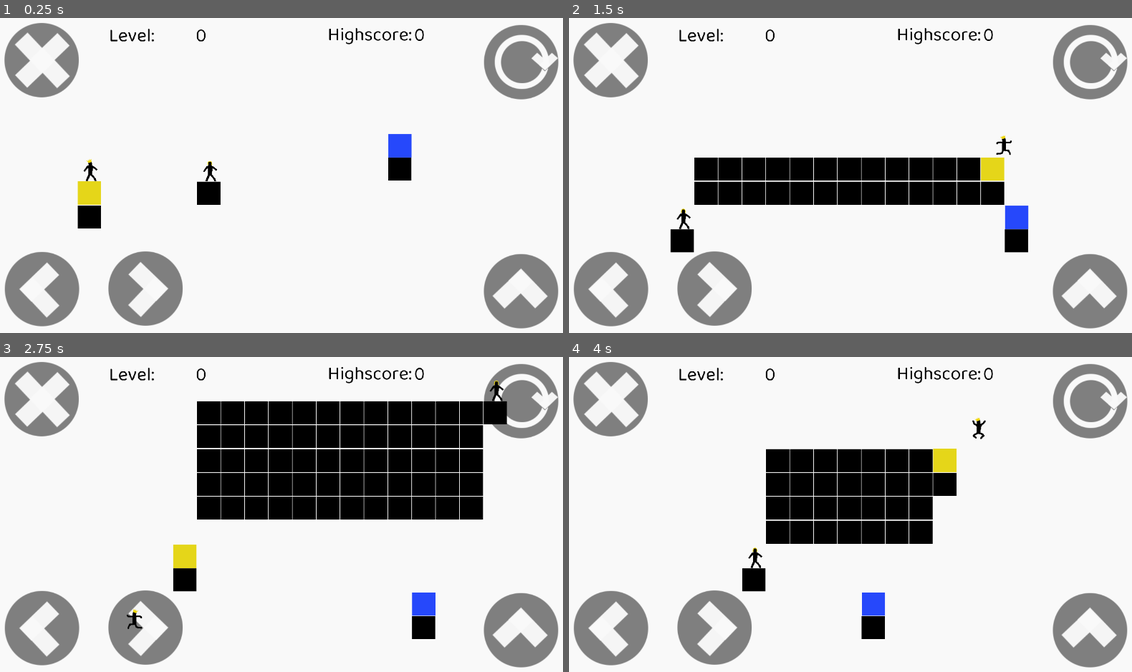
Above: before the commit, frames 1-4 (two rows, left to right).
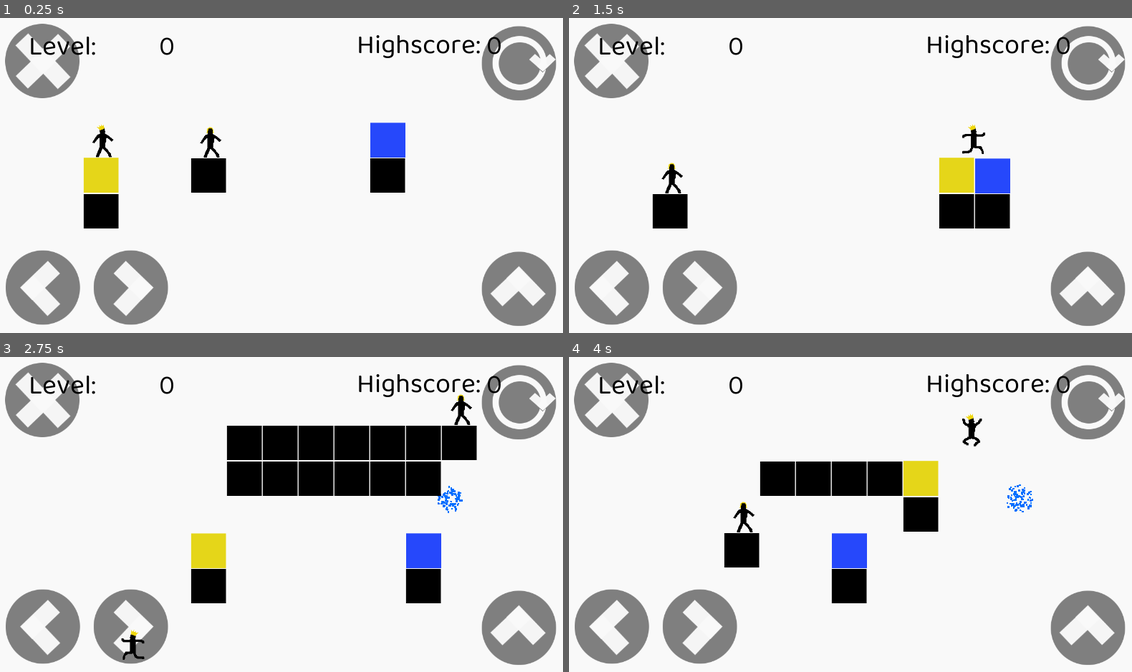
Above: after the commit, the same moments.

Repository: meburns/midas
Game: Godot game, scene res://src/levels/EndlessLevel.tscn
Two runs of this game, one before a commit and one after it. Both use one fixed random seed, a clock stepped at 60 frames per second and the inputs below. This scene is started directly instead of the project's main scene.
Inputs:
- Up to frame 1 (0.25 s): no input
- Up to frame 2 (1.5 s): tap Enter (ui_accept) at 0.5 s; hold Right (move_right) from 0.53 s (still down); tap R (refresh) at 0.6, 1.35 s; tap Space (jump) at 0.77 s
- Up to frame 3 (2.75 s): tap Space (jump) at 1.52 s; release Right (move_right) at 2.03 s; hold A (move_left) from 2.03 s (still down); tap R (refresh) at 2.1 s
- Up to frame 4 (4 s): release A (move_left) at 2.78 s; hold Right (move_right) from 2.78 s (still down); tap R (refresh) at 2.85, 3.6 s; tap Space (jump) at 3.02, 3.77 s

The runs differ from the first frame. In frame 1, 8.3% of the frame differs, in the area x 0-100%, y 1-99%; in frame 2, 16%; in frame 3, 20%; in frame 4, 15%.

Commit message:
Covert everything to 720p

Diff:
--- a/project.godot
+++ b/project.godot
@@ -38,11 +38,9 @@
 
 [display]
 
-window/size/width=1920
-window/size/height=1080
-window/size/resizable=false
-window/stretch/mode="viewport"
-window/stretch/aspect="keep_height"
+window/size/width=1280
+window/size/height=720
+window/stretch/mode="2d"
 
 [input]
 
--- a/src/Menu.tscn
+++ b/src/Menu.tscn
@@ -7,16 +7,32 @@
 [ext_resource path="res://assets/fonts/Baloo_Bhaina_2/normal_font.tres" type="DynamicFont" id=6]
 
 [node name="Menu" type="Node2D"]
+position = Vector2( -346.79, -241.557 )
 script = ExtResource( 2 )
 __meta__ = {
-"_edit_horizontal_guides_": [ 570.746 ]
+"_edit_horizontal_guides_": [ 720.0 ]
+}
+
+[node name="MainTitle" type="RichTextLabel" parent="."]
+margin_left = 795.798
+margin_top = 305.557
+margin_right = 1139.8
+margin_bottom = 461.557
+custom_fonts/normal_font = ExtResource( 5 )
+custom_colors/default_color = Color( 0, 0, 0, 1 )
+bbcode_enabled = true
+bbcode_text = "M I D A S"
+text = "M I D A S"
+scroll_active = false
+__meta__ = {
+"_edit_use_anchors_": false
 }
 
 [node name="StoryButton" type="Button" parent="."]
-margin_left = 817.779
-margin_top = 432.604
-margin_right = 1106.78
-margin_bottom = 520.604
+margin_left = 418.79
+margin_top = 499.725
+margin_right = 707.791
+margin_bottom = 587.725
 __meta__ = {
 "_edit_use_anchors_": false
 }
@@ -36,10 +52,10 @@
 }
 
 [node name="EndlessButton" type="Button" parent="."]
-margin_left = 820.72
-margin_top = 604.387
-margin_right = 1109.73
-margin_bottom = 692.387
+margin_left = 808.817
+margin_top = 502.987
+margin_right = 1097.83
+margin_bottom = 590.987
 __meta__ = {
 "_edit_use_anchors_": false
 }
@@ -57,10 +73,10 @@
 
 [node name="SettingsButton" type="Button" parent="."]
 modulate = Color( 0.92549, 0.905882, 1, 1 )
-margin_left = 823.006
-margin_top = 753.773
-margin_right = 1106.01
-margin_bottom = 856.773
+margin_left = 1192.82
+margin_top = 494.987
+margin_right = 1475.82
+margin_bottom = 597.987
 __meta__ = {
 "_edit_use_anchors_": false
 }
@@ -78,10 +94,10 @@
 
 [node name="CreditsButton" type="Button" parent="."]
 modulate = Color( 0.92549, 0.905882, 1, 1 )
-margin_left = 823.006
-margin_top = 898.486
-margin_right = 1106.01
-margin_bottom = 1001.49
+margin_left = 816.817
+margin_top = 726.987
+margin_right = 1099.82
+margin_bottom = 829.991
 disabled = true
 __meta__ = {
 "_edit_use_anchors_": false
@@ -98,25 +114,11 @@
 "_edit_use_anchors_": false
 }
 
-[node name="MainTitle" type="RichTextLabel" parent="."]
-margin_left = 797.771
-margin_top = 212.128
-margin_right = 1141.77
-margin_bottom = 368.128
-custom_fonts/normal_font = ExtResource( 5 )
-custom_colors/default_color = Color( 0, 0, 0, 1 )
-bbcode_enabled = true
-bbcode_text = "M I D A S"
-text = "M I D A S"
-scroll_active = false
-__meta__ = {
-"_edit_use_anchors_": false
-}
-
 [node name="MenuMusic" type="AudioStreamPlayer" parent="."]
 stream = ExtResource( 3 )
 
 [node name="Camera2D" parent="." instance=ExtResource( 4 )]
+position = Vector2( 346.79, 241.557 )
 [connection signal="pressed" from="StoryButton" to="." method="_on_StoryButton_pressed"]
 [connection signal="pressed" from="EndlessButton" to="." method="_on_EndlessButton_pressed"]
 [connection signal="pressed" from="SettingsButton" to="." method="_on_SettingsButton_pressed"]
--- a/src/TouchButtons.tscn
+++ b/src/TouchButtons.tscn
@@ -10,8 +10,7 @@
 
 [node name="TouchLeft" type="TouchScreenButton" parent="."]
 modulate = Color( 0, 0, 0, 1 )
-position = Vector2( 5.4245, 773.212 )
-scale = Vector2( 1.5, 1.5 )
+position = Vector2( 5.4245, 512 )
 normal = ExtResource( 3 )
 passby_press = true
 action = "move_left"
@@ -19,8 +18,7 @@
 
 [node name="TouchRight" type="TouchScreenButton" parent="."]
 modulate = Color( 0, 0, 0, 1 )
-position = Vector2( 361.496, 771.454 )
-scale = Vector2( 1.5, 1.5 )
+position = Vector2( 208, 512 )
 normal = ExtResource( 2 )
 passby_press = true
 action = "move_right"
@@ -28,16 +26,14 @@
 
 [node name="TouchJump" type="TouchScreenButton" parent="."]
 modulate = Color( 0, 0, 0, 1 )
-position = Vector2( 1614.99, 775.796 )
-scale = Vector2( 1.5, 1.5 )
+position = Vector2( 1072, 512 )
 normal = ExtResource( 1 )
 action = "jump"
 visibility_mode = 1
 
 [node name="TouchReset" type="TouchScreenButton" parent="."]
 modulate = Color( 0, 0, 0, 1 )
-position = Vector2( 1615.46, 7.96534 )
-scale = Vector2( 1.5, 1.5 )
+position = Vector2( 1072, 8 )
 normal = ExtResource( 4 )
 action = "refresh"
 visibility_mode = 1
@@ -45,7 +41,6 @@
 [node name="TouchMenu" type="TouchScreenButton" parent="."]
 modulate = Color( 0, 0, 0, 1 )
 position = Vector2( 4.29591, 5.72795 )
-scale = Vector2( 1.5, 1.5 )
 normal = ExtResource( 5 )
 action = "menu"
 visibility_mode = 1
--- a/src/blocks/Water.tscn
+++ b/src/blocks/Water.tscn
@@ -3,7 +3,6 @@
 [ext_resource path="res://src/blocks/Water.gd" type="Script" id=1]
 [ext_resource path="res://assets/tileset.png" type="Texture" id=2]
 [ext_resource path="res://assets/splash.wav" type="AudioStream" id=3]
-
 
 [sub_resource type="RectangleShape2D" id=1]
 extents = Vector2( 38.0807, 39.0791 )
--- a/src/levels/EndlessLevel.gd
+++ b/src/levels/EndlessLevel.gd
@@ -37,29 +37,25 @@
 
 
 func _create_array() -> Array:
-	# 24x14 screen size
+	# 24x14 for 1080p screen size
+	# 16x9 for 720p screen size
 	var arr:= [
-		[0, 0, 0, 0, 0, 0, 0, 0, 0, 0, 0, 0, 0, 0, 0, 0, 0, 0, 0, 0, 0, 0, 0, 0],
-		[0, 0, 0, 0, 0, 0, 0, 0, 0, 0, 0, 0, 0, 0, 0, 0, 0, 0, 0, 0, 0, 0, 0, 0],
-		[0, 0, 0, 0, 0, 0, 0, 0, 0, 0, 0, 0, 0, 0, 0, 0, 0, 0, 0, 0, 0, 0, 0, 0],
-		[0, 0, 0, 0, 0, 0, 0, 0, 0, 0, 0, 0, 0, 0, 0, 0, 0, 0, 0, 0, 0, 0, 0, 0],
-		[0, 0, 0, 0, 0, 0, 0, 0, 0, 0, 0, 0, 0, 0, 0, 0, 0, 0, 0, 0, 0, 0, 0, 0],
-		[0, 0, 0, 0, 0, 0, 0, 0, 0, 0, 0, 0, 0, 0, 0, 0, 0, 0, 0, 0, 0, 0, 0, 0],
-		[0, 0, 0, 0, 0, 0, 0, 0, 0, 0, 0, 0, 0, 0, 0, 0, 0, 0, 0, 0, 0, 0, 0, 0],
-		[0, 0, 0, 0, 0, 0, 0, 0, 0, 0, 0, 0, 0, 0, 0, 0, 0, 0, 0, 0, 0, 0, 0, 0],
-		[0, 0, 0, 0, 0, 0, 0, 0, 0, 0, 0, 0, 0, 0, 0, 0, 0, 0, 0, 0, 0, 0, 0, 0],
-		[0, 0, 0, 0, 0, 0, 0, 0, 0, 0, 0, 0, 0, 0, 0, 0, 0, 0, 0, 0, 0, 0, 0, 0],
-		[0, 0, 0, 0, 0, 0, 0, 0, 0, 0, 0, 0, 0, 0, 0, 0, 0, 0, 0, 0, 0, 0, 0, 0],
-		[0, 0, 0, 0, 0, 0, 0, 0, 0, 0, 0, 0, 0, 0, 0, 0, 0, 0, 0, 0, 0, 0, 0, 0],
-		[0, 0, 0, 0, 0, 0, 0, 0, 0, 0, 0, 0, 0, 0, 0, 0, 0, 0, 0, 0, 0, 0, 0, 0],
-		[0, 0, 0, 0, 0, 0, 0, 0, 0, 0, 0, 0, 0, 0, 0, 0, 0, 0, 0, 0, 0, 0, 0, 0]
+		[0, 0, 0, 0, 0, 0, 0, 0, 0, 0, 0, 0, 0, 0, 0, 0],
+		[0, 0, 0, 0, 0, 0, 0, 0, 0, 0, 0, 0, 0, 0, 0, 0],
+		[0, 0, 0, 0, 0, 0, 0, 0, 0, 0, 0, 0, 0, 0, 0, 0],
+		[0, 0, 0, 0, 0, 0, 0, 0, 0, 0, 0, 0, 0, 0, 0, 0],
+		[0, 0, 0, 0, 0, 0, 0, 0, 0, 0, 0, 0, 0, 0, 0, 0],
+		[0, 0, 0, 0, 0, 0, 0, 0, 0, 0, 0, 0, 0, 0, 0, 0],
+		[0, 0, 0, 0, 0, 0, 0, 0, 0, 0, 0, 0, 0, 0, 0, 0],
+		[0, 0, 0, 0, 0, 0, 0, 0, 0, 0, 0, 0, 0, 0, 0, 0],
+		[0, 0, 0, 0, 0, 0, 0, 0, 0, 0, 0, 0, 0, 0, 0, 0]
 	]
 	return arr
 
 
 func _place_midas(arr: Array) -> Array:
-	var y = floor(rand_range(2, 12))
-	var x = floor(rand_range(2, 22))
+	var y = floor(rand_range(2, 7))
+	var x = floor(rand_range(2, 14))
 	arr[y][x] = 2 #midas
 	arr[y+1][x] = 1
 	arr[y+2][x] = 1
@@ -68,11 +64,11 @@
 	return arr
 
 func _place_sadim(arr: Array) -> Array:
-	var y = floor(rand_range(2, 12))
-	var x = floor(rand_range(2, 22))
+	var y = floor(rand_range(2, 7))
+	var x = floor(rand_range(2, 14))
 	while (arr[y][x] != 0 && arr[y+1][x] != 0 && arr[y+2][x] != 0):
-		y = floor(rand_range(2, 12))
-		x = floor(rand_range(2, 22))
+		y = floor(rand_range(2, 7))
+		x = floor(rand_range(2, 14))
 	arr[y][x] = 3 #sadim
 	arr[y+1][x] = 1
 	sadim_x = x
@@ -80,11 +76,11 @@
 	return arr
 
 func _place_water(arr: Array) -> Array:
-	var y = floor(rand_range(2, 12))
-	var x = floor(rand_range(2, 22))
+	var y = floor(rand_range(2, 7))
+	var x = floor(rand_range(2, 14))
 	while (arr[y][x] != 0 && arr[y+1][x] != 0 && arr[y+2][x] != 0):
-		y = floor(rand_range(2, 12))
-		x = floor(rand_range(2, 22))
+		y = floor(rand_range(2, 7))
+		x = floor(rand_range(2, 14))
 	arr[y][x] = 4 #water
 	arr[y+1][x] = 1
 	water_x = x
--- a/src/levels/EndlessLevel.tscn
+++ b/src/levels/EndlessLevel.tscn
@@ -15,9 +15,9 @@
 position = Vector2( 870.142, -78 )
 
 [node name="HighscoreLabel" type="Label" parent="."]
-margin_left = 1116.76
+margin_left = 809.621
 margin_top = 15.4543
-margin_right = 1399.76
+margin_right = 1092.62
 margin_bottom = 141.454
 custom_fonts/font = ExtResource( 1 )
 custom_colors/font_color = Color( 0, 0, 0, 1 )
@@ -27,9 +27,9 @@
 }
 
 [node name="Highscore" type="Label" parent="."]
-margin_left = 1407.34
+margin_left = 1100.2
 margin_top = 15.6935
-margin_right = 1515.34
+margin_right = 1208.2
 margin_bottom = 141.693
 custom_fonts/font = ExtResource( 1 )
 custom_colors/font_color = Color( 0, 0, 0, 1 )
@@ -38,9 +38,9 @@
 }
 
 [node name="CurrentLevelLabel" type="Label" parent="."]
-margin_left = 384.161
+margin_left = 77.0219
 margin_top = 17.9719
-margin_right = 667.161
+margin_right = 360.022
 margin_bottom = 143.972
 custom_fonts/font = ExtResource( 1 )
 custom_colors/font_color = Color( 0, 0, 0, 1 )
@@ -50,9 +50,9 @@
 }
 
 [node name="CurrentLevel" type="Label" parent="."]
-margin_left = 674.735
+margin_left = 367.596
 margin_top = 18.211
-margin_right = 782.735
+margin_right = 475.596
 margin_bottom = 144.211
 custom_fonts/font = ExtResource( 1 )
 custom_colors/font_color = Color( 0, 0, 0, 1 )
--- a/src/levels/Level1.tscn
+++ b/src/levels/Level1.tscn
@@ -7,6 +7,7 @@
 [ext_resource path="res://src/players/Midas.tscn" type="PackedScene" id=6]
 
 [node name="Level1" type="Node2D"]
+position = Vector2( -318.848, -224.495 )
 __meta__ = {
 "_edit_horizontal_guides_": [ 1080.32 ],
 "_edit_vertical_guides_": [ 1920.11 ]
--- a/src/levels/Level10.tscn
+++ b/src/levels/Level10.tscn
@@ -7,6 +7,7 @@
 [ext_resource path="res://src/players/Midas.tscn" type="PackedScene" id=6]
 
 [node name="Level10" type="Node2D"]
+position = Vector2( -312, -264 )
 __meta__ = {
 "_edit_horizontal_guides_": [ 1092.0 ],
 "_edit_vertical_guides_": [ 1944.0 ]
--- a/src/levels/Level11.tscn
+++ b/src/levels/Level11.tscn
@@ -7,6 +7,7 @@
 [ext_resource path="res://src/players/Midas.tscn" type="PackedScene" id=6]
 
 [node name="Level11" type="Node2D"]
+position = Vector2( -328, -232 )
 __meta__ = {
 "_edit_horizontal_guides_": [ 1092.0 ],
 "_edit_vertical_guides_": [ 1944.0 ]
--- a/src/levels/Level12.tscn
+++ b/src/levels/Level12.tscn
@@ -7,6 +7,7 @@
 [ext_resource path="res://src/players/Midas.tscn" type="PackedScene" id=6]
 
 [node name="Level12" type="Node2D"]
+position = Vector2( -304, -208 )
 __meta__ = {
 "_edit_horizontal_guides_": [ 1092.0 ],
 "_edit_vertical_guides_": [ 1944.0 ]
--- a/src/levels/Level13.tscn
+++ b/src/levels/Level13.tscn
@@ -7,6 +7,7 @@
 [ext_resource path="res://src/players/Midas.tscn" type="PackedScene" id=6]
 
 [node name="Level13" type="Node2D"]
+position = Vector2( -304, -168 )
 __meta__ = {
 "_edit_horizontal_guides_": [ 1092.0 ],
 "_edit_vertical_guides_": [ 1944.0 ]
--- a/src/levels/Level14.tscn
+++ b/src/levels/Level14.tscn
@@ -7,6 +7,7 @@
 [ext_resource path="res://src/players/Midas.tscn" type="PackedScene" id=6]
 
 [node name="Level14" type="Node2D"]
+position = Vector2( -360, -312 )
 __meta__ = {
 "_edit_horizontal_guides_": [ 1092.0 ],
 "_edit_vertical_guides_": [ 1944.0 ]
@@ -16,55 +17,55 @@
 position = Vector2( 810, 78 )
 
 [node name="Water" parent="." instance=ExtResource( 1 )]
-position = Vector2( 972, 936 )
+position = Vector2( 978, 979 )
 
 [node name="Midas" parent="." instance=ExtResource( 6 )]
-position = Vector2( 810, 468 )
+position = Vector2( 816, 563 )
 
 [node name="Sadim" parent="." instance=ExtResource( 2 )]
-position = Vector2( 1053, 234 )
+position = Vector2( 1059, 392 )
 
 [node name="Block" parent="." instance=ExtResource( 4 )]
-position = Vector2( 810, 546 )
+position = Vector2( 816, 641 )
 
 [node name="Block3" parent="." instance=ExtResource( 4 )]
-position = Vector2( 1053, 624 )
+position = Vector2( 1059, 719 )
 
 [node name="Block5" parent="." instance=ExtResource( 4 )]
-position = Vector2( 891, 546 )
+position = Vector2( 897, 641 )
 
 [node name="Block7" parent="." instance=ExtResource( 4 )]
-position = Vector2( 810, 936 )
-
-[node name="Block8" parent="." instance=ExtResource( 4 )]
-position = Vector2( 810, 1014 )
-
-[node name="Block9" parent="." instance=ExtResource( 4 )]
-position = Vector2( 891, 1014 )
+position = Vector2( 816, 979 )
 
 [node name="Block10" parent="." instance=ExtResource( 4 )]
-position = Vector2( 891, 936 )
+position = Vector2( 897, 979 )
+
+[node name="Block14" parent="." instance=ExtResource( 4 )]
+position = Vector2( 897, 1059 )
+
+[node name="Block15" parent="." instance=ExtResource( 4 )]
+position = Vector2( 816, 1059 )
+
+[node name="Block19" parent="." instance=ExtResource( 4 )]
+position = Vector2( 1059, 1059 )
+
+[node name="Block20" parent="." instance=ExtResource( 4 )]
+position = Vector2( 1140, 1059 )
 
 [node name="Block11" parent="." instance=ExtResource( 4 )]
-position = Vector2( 1053, 936 )
+position = Vector2( 1059, 979 )
+
+[node name="Block12" parent="." instance=ExtResource( 4 )]
+position = Vector2( 979, 1059 )
 
 [node name="Block18" parent="." instance=ExtResource( 4 )]
-position = Vector2( 1134, 936 )
-
-[node name="Block12" parent="." instance=ExtResource( 4 )]
-position = Vector2( 972, 1014 )
+position = Vector2( 1140, 979 )
 
 [node name="Block13" parent="." instance=ExtResource( 4 )]
-position = Vector2( 972, 312 )
-
-[node name="Block14" parent="." instance=ExtResource( 4 )]
-position = Vector2( 1053, 1014 )
-
-[node name="Block15" parent="." instance=ExtResource( 4 )]
-position = Vector2( 1134, 1014 )
+position = Vector2( 978, 470 )
 
 [node name="Block16" parent="." instance=ExtResource( 4 )]
-position = Vector2( 1053, 312 )
+position = Vector2( 1059, 470 )
 
 [node name="Block17" parent="." instance=ExtResource( 4 )]
-position = Vector2( 972, 546 )
+position = Vector2( 978, 641 )
--- a/src/levels/Level2.tscn
+++ b/src/levels/Level2.tscn
@@ -7,6 +7,7 @@
 [ext_resource path="res://src/players/Midas.tscn" type="PackedScene" id=6]
 
 [node name="Level2" type="Node2D"]
+position = Vector2( -344, -304 )
 __meta__ = {
 "_edit_horizontal_guides_": [ 1080.85 ],
 "_edit_vertical_guides_": [ 1920.79 ]
--- a/src/levels/Level3.tscn
+++ b/src/levels/Level3.tscn
@@ -7,6 +7,7 @@
 [ext_resource path="res://src/players/Midas.tscn" type="PackedScene" id=6]
 
 [node name="Level3" type="Node2D"]
+position = Vector2( -336, -280 )
 __meta__ = {
 "_edit_horizontal_guides_": [ 1081.17 ],
 "_edit_vertical_guides_": [ 1920.7 ]
--- a/src/levels/Level4.tscn
+++ b/src/levels/Level4.tscn
@@ -7,6 +7,7 @@
 [ext_resource path="res://src/players/Midas.tscn" type="PackedScene" id=6]
 
 [node name="Level4" type="Node2D"]
+position = Vector2( -320, -256 )
 __meta__ = {
 "_edit_horizontal_guides_": [ 1092.0 ],
 "_edit_vertical_guides_": [ 1955.0 ]
--- a/src/levels/Level5.tscn
+++ b/src/levels/Level5.tscn
@@ -7,6 +7,7 @@
 [ext_resource path="res://src/players/Midas.tscn" type="PackedScene" id=6]
 
 [node name="Level5" type="Node2D"]
+position = Vector2( -344, -168 )
 __meta__ = {
 "_edit_horizontal_guides_": [ 1092.0 ],
 "_edit_vertical_guides_": [ 1944.0 ]
--- a/src/levels/Level6.tscn
+++ b/src/levels/Level6.tscn
@@ -7,6 +7,7 @@
 [ext_resource path="res://src/players/Midas.tscn" type="PackedScene" id=6]
 
 [node name="Level6" type="Node2D"]
+position = Vector2( -360, -192 )
 __meta__ = {
 "_edit_horizontal_guides_": [ 1092.0 ],
 "_edit_vertical_guides_": [ 1944.0 ]
--- a/src/levels/Level7.tscn
+++ b/src/levels/Level7.tscn
@@ -7,6 +7,7 @@
 [ext_resource path="res://src/players/Midas.tscn" type="PackedScene" id=6]
 
 [node name="Level7" type="Node2D"]
+position = Vector2( -312, -280 )
 __meta__ = {
 "_edit_horizontal_guides_": [ 1092.0 ],
 "_edit_vertical_guides_": [ 1944.0 ]
--- a/src/levels/Level8.tscn
+++ b/src/levels/Level8.tscn
@@ -7,6 +7,7 @@
 [ext_resource path="res://src/players/Midas.tscn" type="PackedScene" id=6]
 
 [node name="Level8" type="Node2D"]
+position = Vector2( -320, -224 )
 __meta__ = {
 "_edit_horizontal_guides_": [ 1092.0 ],
 "_edit_vertical_guides_": [ 1944.0 ]
--- a/src/levels/Level9.tscn
+++ b/src/levels/Level9.tscn
@@ -7,6 +7,7 @@
 [ext_resource path="res://src/players/Midas.tscn" type="PackedScene" id=6]
 
 [node name="Level9" type="Node2D"]
+position = Vector2( -280, -224 )
 __meta__ = {
 "_edit_horizontal_guides_": [ 1092.0 ],
 "_edit_vertical_guides_": [ 1944.0 ]
--- a/src/transitions/Credits.tscn
+++ b/src/transitions/Credits.tscn
@@ -7,9 +7,8 @@
 script = ExtResource( 2 )
 
 [node name="RichTextLabel" type="RichTextLabel" parent="."]
-margin_top = 200.0
-margin_right = 1920.0
-margin_bottom = 1080.0
+margin_right = 1280.0
+margin_bottom = 720.0
 custom_fonts/normal_font = ExtResource( 3 )
 custom_colors/default_color = Color( 0, 0, 0, 1 )
 bbcode_enabled = true
--- a/src/transitions/Transition.tscn
+++ b/src/transitions/Transition.tscn
@@ -7,9 +7,8 @@
 script = ExtResource( 2 )
 
 [node name="RichTextLabel" type="RichTextLabel" parent="."]
-margin_top = 200.0
-margin_right = 1920.0
-margin_bottom = 1080.0
+margin_right = 1280.0
+margin_bottom = 720.0
 custom_fonts/normal_font = ExtResource( 3 )
 custom_colors/default_color = Color( 0, 0, 0, 1 )
 bbcode_enabled = true
